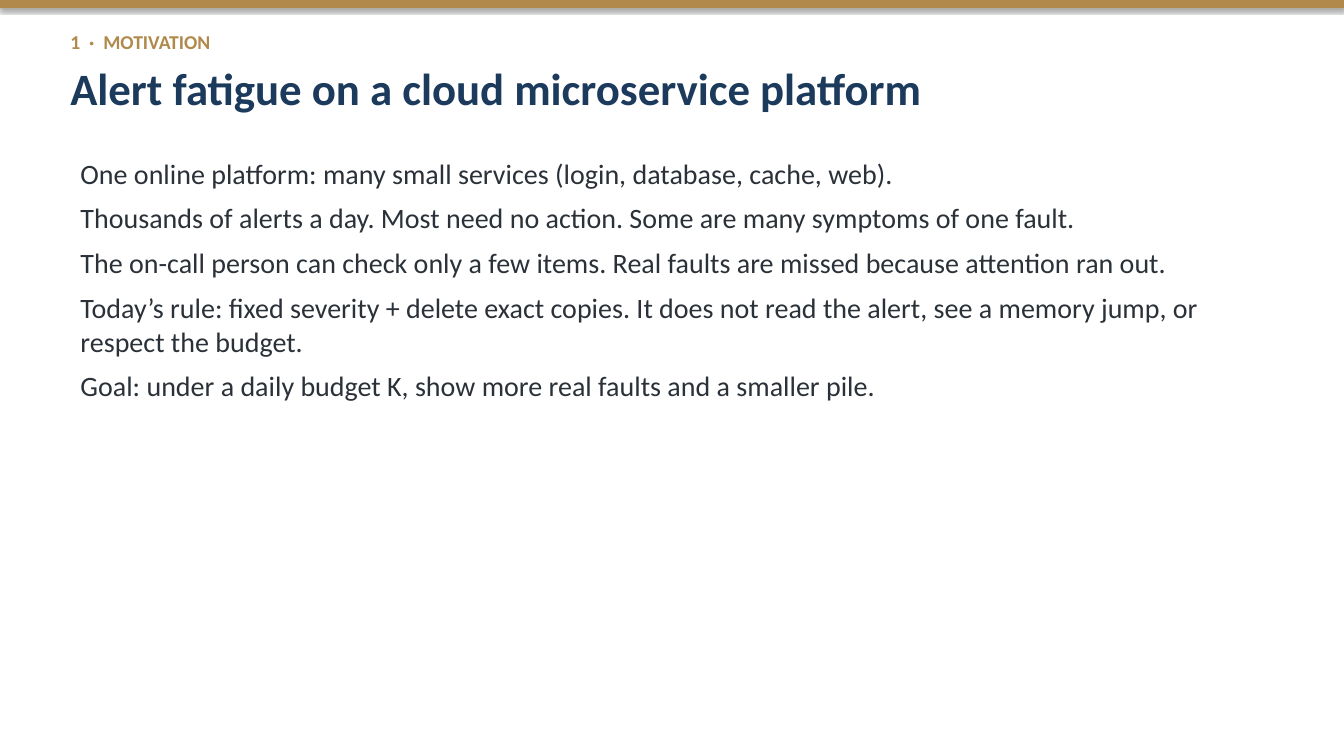
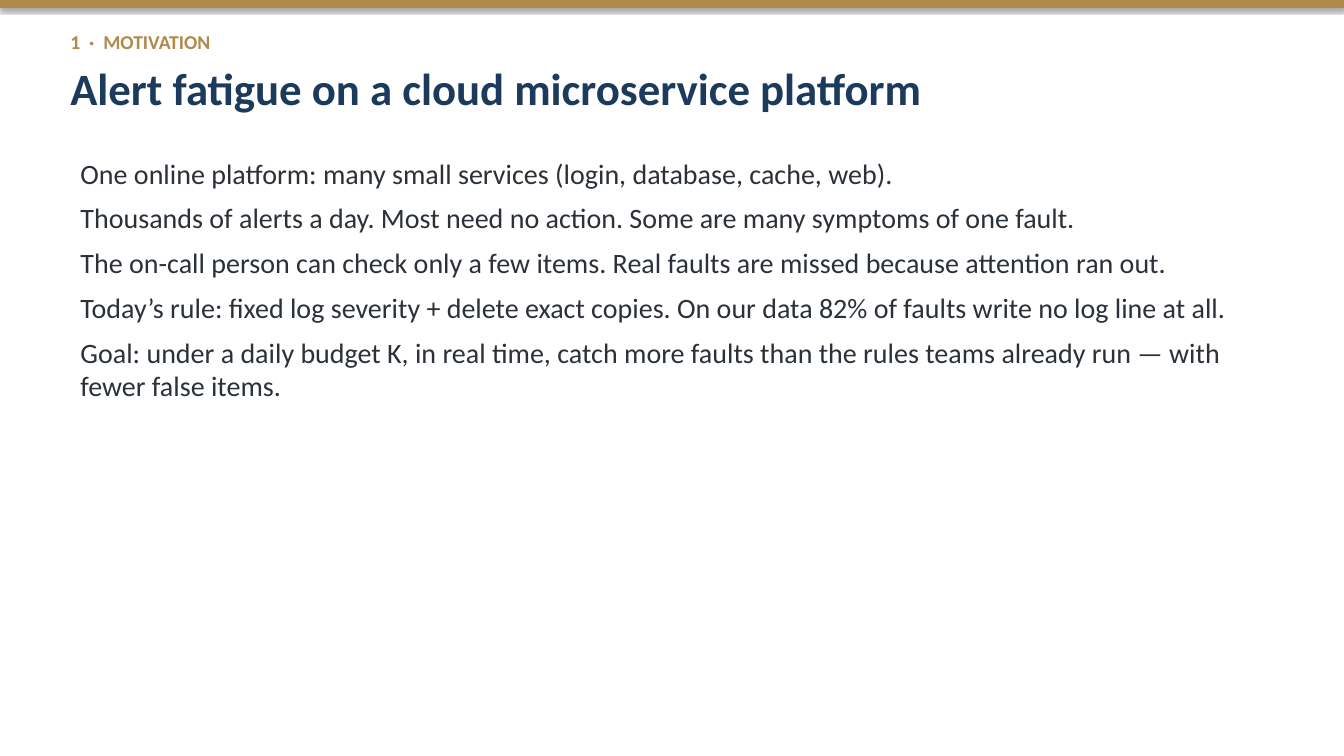
Before and after one commit to amamsy90/alert-fatigue-reduction, a slide deck: slide 1 of Alert_Fatigue_Proposal_Rehearsal.pptx. Drawn at 1344x756 pixels with LibreOffice and Linux fonts; fonts in the diff are those of the drawing. Boxes give left, top, right and bottom in pixels: in the first picture for what was removed or moved away, otherwise in the second. Text is boxed around its words. In the diff, an @@ line names an element or a change of style, - is before the commit and + after.

```diff
--- a/Alert_Fatigue_Proposal_Rehearsal.pptx
+++ b/Alert_Fatigue_Proposal_Rehearsal.pptx
@@ text at box(80, 298, 1225, 396): text changed @@
-Today’s rule: fixed severity + delete exact copies. It does not read the alert, see a memory jump, or respect the budget.
-Goal: under a daily budget K, show more real faults and a smaller pile.
+Today’s rule: fixed log severity + delete exact copies. On our data 82% of faults write no log line at all.
+Goal: under a daily budget K, in real time, catch more faults than the rules teams already run — with fewer false items.
```
Also in this commit, not shown: 3 other slides changed, 57 other files.
